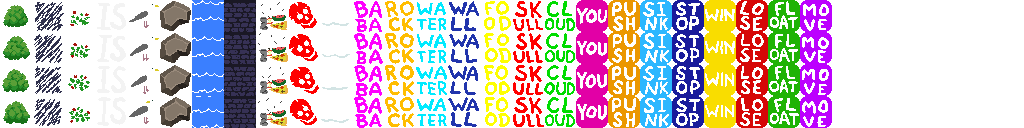
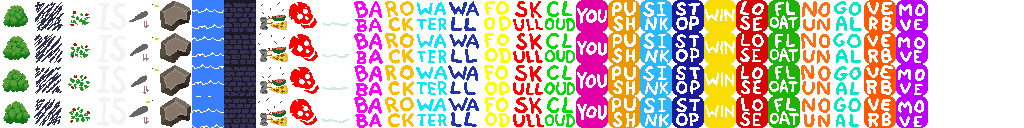
Comparing the layer stacks of the two 1024×128 images. Changes:
painted on "entities" over <box>192,0,928,128</box>
